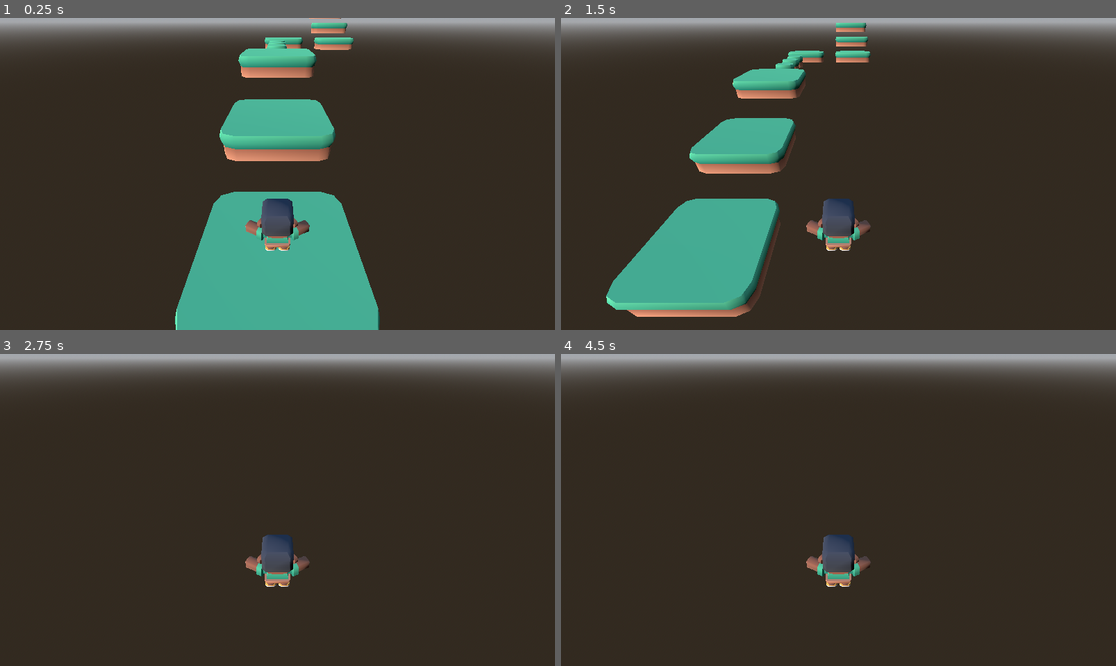
Above: before the commit, frames 1-4 (two rows, left to right).
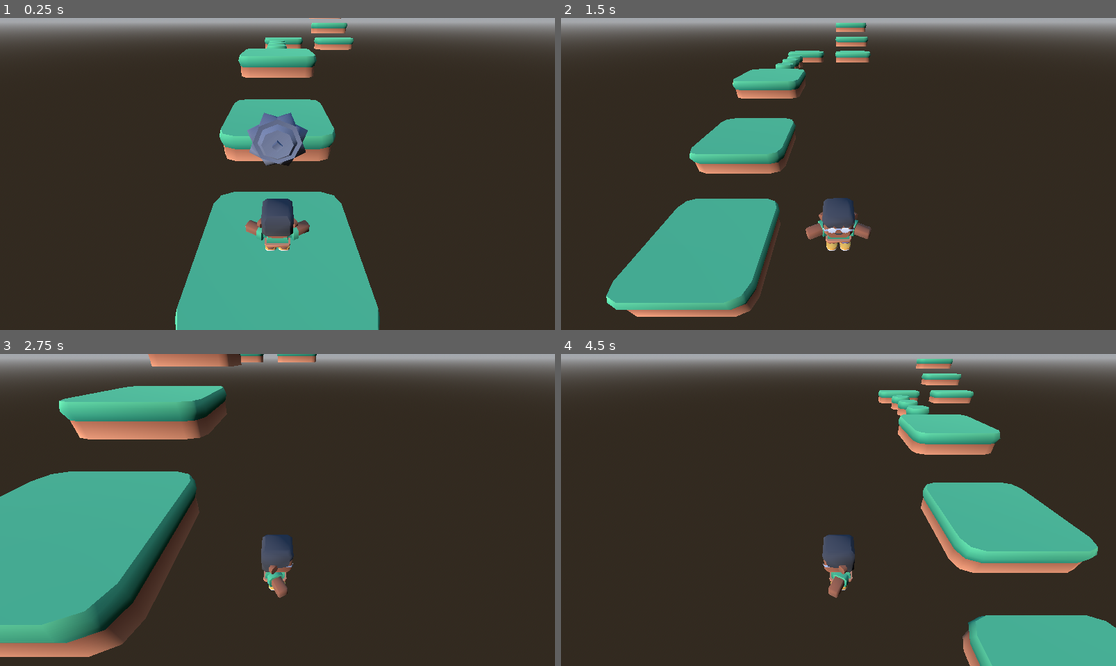
Above: after the commit, the same moments.

Repository: jettdlee/godot_tutorials
Game: Godot game, scene res://Scenes/level_1.tscn
The game is run twice, just before and just after one commit, with the same random seed, the same clock (stepped at 60 frames per second) and the same inputs.
Inputs:
- Up to frame 1 (0.25 s): no input
- Up to frame 2 (1.5 s): hold D (move_right) 0.53-1.28 s; tap K (jump) at 0.77 s; hold S (move_back) from 1.28 s (still down)
- Up to frame 3 (2.75 s): tap K (jump) at 1.52 s; release S (move_back) at 2.03 s; hold D (move_right) from 2.03 s (still down)
- Up to frame 4 (4.5 s): release D (move_right) at 2.78 s; hold W (move_forward) 2.78-3.53 s; tap K (jump) at 3.02, 3.77 s; hold A (move_left) from 3.53 s (still down)

The runs differ from the first frame. In frame 1, 1.3% of the frame differs, in the area x 44-56%, y 30-48%; in frame 2, 0.6%; in frame 3, 22%, in the area x 0-58%, y 0-98%; in frame 4, 15%.

Commit message:
Setup enemies

Diff:
--- /dev/null
+++ b/3d-platformer/Scenes/enemy.tscn
@@ -0,0 +1,19 @@
+[gd_scene load_steps=4 format=3 uid="uid://x55cs1rybang"]
+
+[ext_resource type="Script" uid="uid://cp3vg3ng7gdcb" path="res://Scripts/enemy.gd" id="1_1f0kj"]
+[ext_resource type="ArrayMesh" uid="uid://bmbxb1ff8tcr2" path="res://Assets/Models/Platformer/saw.obj" id="1_hghv2"]
+
+[sub_resource type="BoxShape3D" id="BoxShape3D_1f0kj"]
+size = Vector3(0.50805664, 0.564209, 0.23608398)
+
+[node name="Enemy" type="Area3D"]
+script = ExtResource("1_1f0kj")
+
+[node name="Saw" type="MeshInstance3D" parent="."]
+mesh = ExtResource("1_hghv2")
+skeleton = NodePath("../..")
+
+[node name="CollisionShape3D" type="CollisionShape3D" parent="."]
+shape = SubResource("BoxShape3D_1f0kj")
+
+[connection signal="body_entered" from="." to="." method="_on_body_entered"]
--- a/3d-platformer/Scenes/level_1.tscn
+++ b/3d-platformer/Scenes/level_1.tscn
@@ -1,9 +1,10 @@
-[gd_scene load_steps=13 format=3 uid="uid://ccax6i4768opj"]
+[gd_scene load_steps=14 format=3 uid="uid://ccax6i4768opj"]
 
 [ext_resource type="ArrayMesh" uid="uid://5m4ktyk6iw1s" path="res://Assets/Models/Platformer/block-grass-low-large.obj" id="1_vk57k"]
 [ext_resource type="ArrayMesh" uid="uid://bpvipxpw8d0r8" path="res://Assets/Models/Platformer/block-grass-low-narrow.obj" id="2_xfk5q"]
 [ext_resource type="ArrayMesh" uid="uid://bxefij3m64q1i" path="res://Assets/Models/Platformer/block-grass-low-long.obj" id="3_7p6j4"]
 [ext_resource type="PackedScene" uid="uid://ot3o0x36iv0u" path="res://Scenes/player.tscn" id="4_7p6j4"]
+[ext_resource type="PackedScene" uid="uid://x55cs1rybang" path="res://Scenes/enemy.tscn" id="5_6444e"]
 
 [sub_resource type="ConvexPolygonShape3D" id="ConvexPolygonShape3D_6444e"]
 points = PackedVector3Array(-0.9604686, 0, -0.712585, 1.022246, 0.37556842, 0.79854685, 0.92504716, 0.34350848, -0.9568 …(934 unchanged characters)…
@@ -154,3 +155,7 @@
 
 [node name="Player" parent="." instance=ExtResource("4_7p6j4")]
 transform = Transform3D(-1, 0, -8.742278e-08, 0, 1, 0, 8.742278e-08, 0, -1, 0, 0.54111445, 0)
+
+[node name="Enemy" parent="." instance=ExtResource("5_6444e")]
+transform = Transform3D(1, 0, 0, 0, 1, 0, 0, 0, 1, 0, 0.9904388, -0.8994579)
+move_direction = Vector3(0, 3, 0)
--- a/3d-platformer/Scenes/player.tscn
+++ b/3d-platformer/Scenes/player.tscn
@@ -1,19 +1,21 @@
-[gd_scene load_steps=4 format=3 uid="uid://ot3o0x36iv0u"]
+[gd_scene load_steps=5 format=3 uid="uid://ot3o0x36iv0u"]
 
 [ext_resource type="Script" uid="uid://bqs238y7pt470" path="res://Scripts/player_controller.gd" id="1_cvnsp"]
 [ext_resource type="ArrayMesh" uid="uid://b3ymmacl32sch" path="res://Assets/Models/Characters/character-male-a.obj" id="1_v0iea"]
+[ext_resource type="Script" uid="uid://bw7be1bikfufn" path="res://Scripts/player_visual.gd" id="3_6t5aa"]
 
 [sub_resource type="CapsuleShape3D" id="CapsuleShape3D_7p6j4"]
 radius = 0.339386
 height = 0.678772
 
-[node name="Player" type="CharacterBody3D"]
+[node name="Player" type="CharacterBody3D" groups=["Player"]]
 transform = Transform3D(-1, 0, -8.742278e-08, 0, 1, 0, 8.742278e-08, 0, -1, 0, 0, 0)
 script = ExtResource("1_cvnsp")
 
 [node name="Model" type="MeshInstance3D" parent="."]
 mesh = ExtResource("1_v0iea")
 skeleton = NodePath("../..")
+script = ExtResource("3_6t5aa")
 
 [node name="CollisionShape3D" type="CollisionShape3D" parent="."]
 transform = Transform3D(1, 0, 0, 0, 1, 0, 0, 0, 1, 0, 0.33102417, 0)
--- /dev/null
+++ b/3d-platformer/Scripts/enemy.gd
@@ -0,0 +1,28 @@
+extends Area3D
+
+@export var move_speed : float = 2.0
+@export var move_direction : Vector3
+@export var spin_speed : float = 900.0
+
+@onready var start_pos : Vector3 = global_position
+@onready var target_pos : Vector3 = start_pos + move_direction
+@onready var model = $Saw
+
+func _process(delta: float) -> void:
+	_rotate_enemy(delta)
+	_move_enemy(delta)
+
+func _on_body_entered(body: Node3D) -> void:
+	if not body.is_in_group("Player"):
+		return
+	body.take_damage(1)
+
+func _move_enemy(delta):
+	global_position = global_position.move_toward(target_pos, move_speed * delta)
+	if global_position == start_pos:
+		target_pos = start_pos + move_direction
+	elif global_position == start_pos + move_direction:
+		target_pos = start_pos
+
+func _rotate_enemy(delta):
+	model.rotation.z += deg_to_rad(spin_speed) * delta
--- a/3d-platformer/Scripts/player_controller.gd
+++ b/3d-platformer/Scripts/player_controller.gd
@@ -3,6 +3,7 @@
 @export var move_speed : float = 3.0
 @export var jump_force : float = 8.0
 @export var gravity : float = 20.0
+@export var health : int = 3
 
 @onready var camera : Camera3D = $Camera3D
 
@@ -11,6 +12,10 @@
 	jump_action()
 	movement_controls()
 	move_and_slide()
+
+func _process(delta: float) -> void:
+	if global_position.y < -5:
+		_game_over()
 
 func movement_controls():
 	var move_input : Vector2 = -Input.get_vector("move_right","move_left","move_back","move_forward")
@@ -24,3 +29,11 @@
 func jump_action():
 	if Input.is_action_pressed("jump") and is_on_floor():
 		velocity.y = jump_force
+
+func take_damage(amount : int):
+	health -= amount
+	if health <= 0:
+		_game_over()
+
+func _game_over():
+	get_tree().reload_current_scene()
--- /dev/null
+++ b/3d-platformer/Scripts/player_visual.gd
@@ -0,0 +1,26 @@
+extends MeshInstance3D
+
+@export var rotation_rate : float = 20.0
+var target_y_rotation : float = 0
+
+@onready var player : CharacterBody3D = get_parent()
+
+func _process(delta: float) -> void:
+	_smooth_rotation(delta)
+	_move_bob(delta)
+
+func _smooth_rotation(delta):
+	var velocity = -player.velocity
+	if velocity.x != 0 or velocity.z != 0:
+		target_y_rotation = atan2(velocity.x, velocity.z)
+	rotation.y = lerp_angle(rotation.y, target_y_rotation, rotation_rate * delta)
+
+func _move_bob(delta):
+	var move_speed = player.velocity.length()
+	if move_speed < 0.1 or not player.is_on_floor():
+		scale.y = 1
+		return
+
+	var time = Time.get_unix_time_from_system()
+	var y_scale = 1 + (sin(time * 30) * 0.08)
+	scale.y = y_scale
Not shown, added: 3d-platformer/Scripts/enemy.gd.uid
Not shown, added: 3d-platformer/Scripts/player_visual.gd.uid
